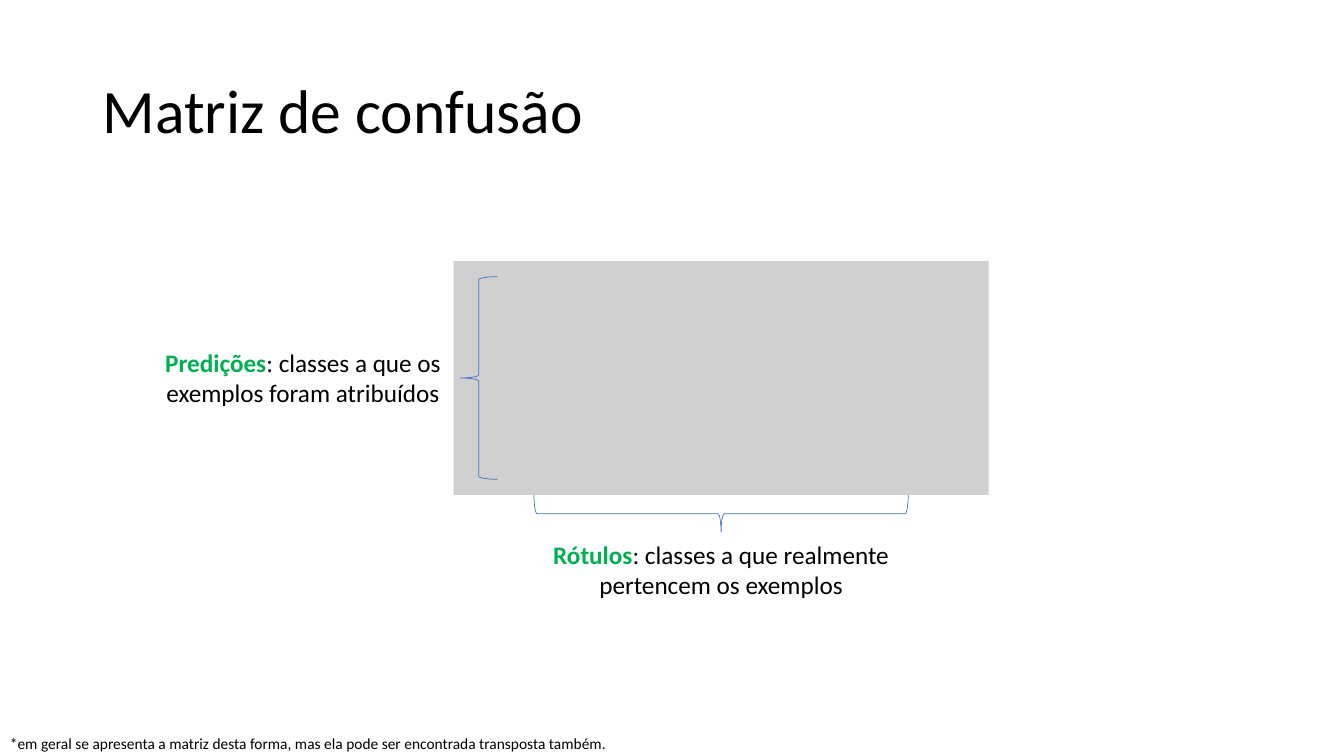
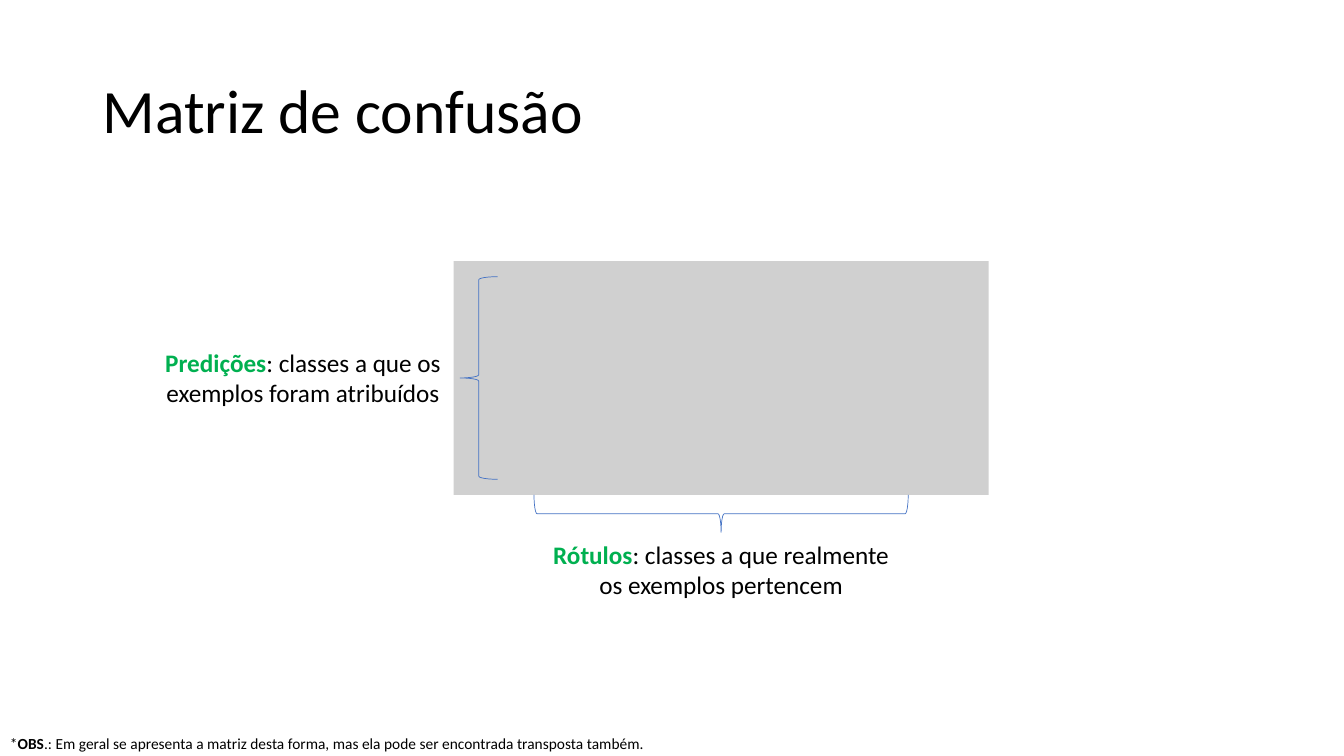
Before and after one commit to zz4fap/c24_inteligencia_artificial, a slide deck: slide 5 of slides/C24_Métricas_de_Classificação.pptx. Drawn at 1344x756 pixels with LibreOffice and Linux fonts; fonts in the diff are those of the drawing; grey boxes stand for pictures. Boxes give left, top, right and bottom in pixels: in the first picture for what was removed or moved away, otherwise in the second. Text is boxed around its words. In the diff, an @@ line names an element or a change of style, - is before the commit and + after.

Commit message:
update of slides

```diff
--- a/slides/C24_Métricas_de_Classificação.pptx
+++ b/slides/C24_Métricas_de_Classificação.pptx
@@ text at (553,546,889,598): text changed @@
-Rótulos: classes a que realmente pertencem os exemplos
+Rótulos: classes a que realmente os exemplos pertencem
@@ text at (10,738,644,752): text changed @@
-*em geral se apresenta a matriz desta forma, mas ela pode ser encontrada transposta também.
+*OBS.: Em geral se apresenta a matriz desta forma, mas ela pode ser encontrada transposta também.
```
Also in this commit, not shown: 15 other slides changed, 1 slide added, 2 other files.
